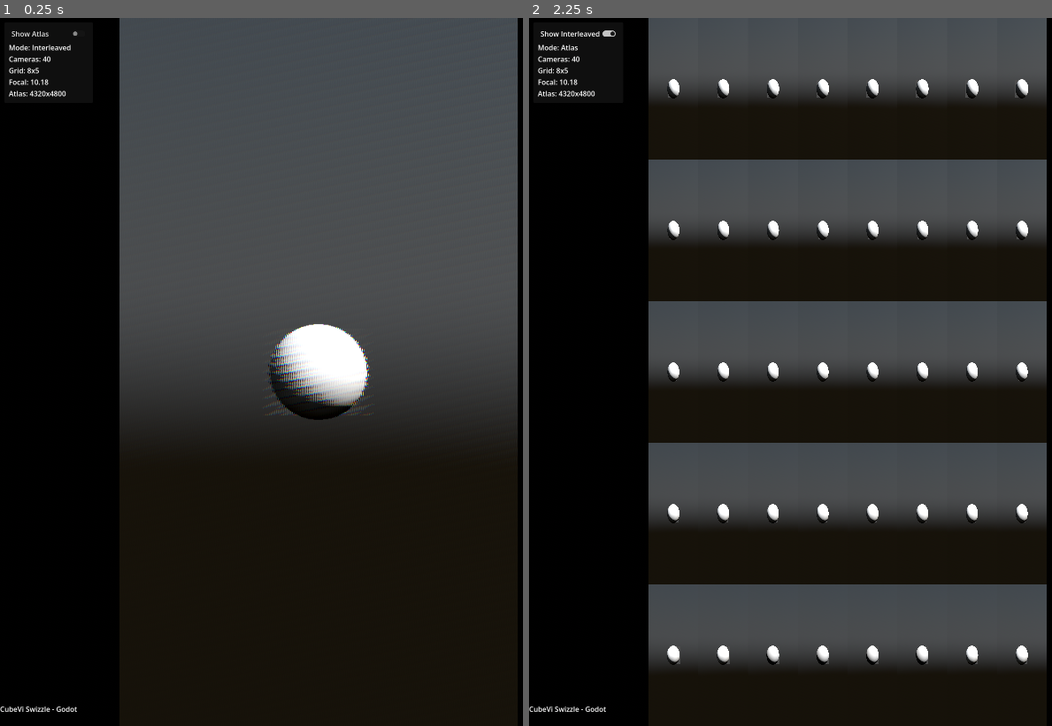
Above: before the commit, frames 1-2 (left to right).
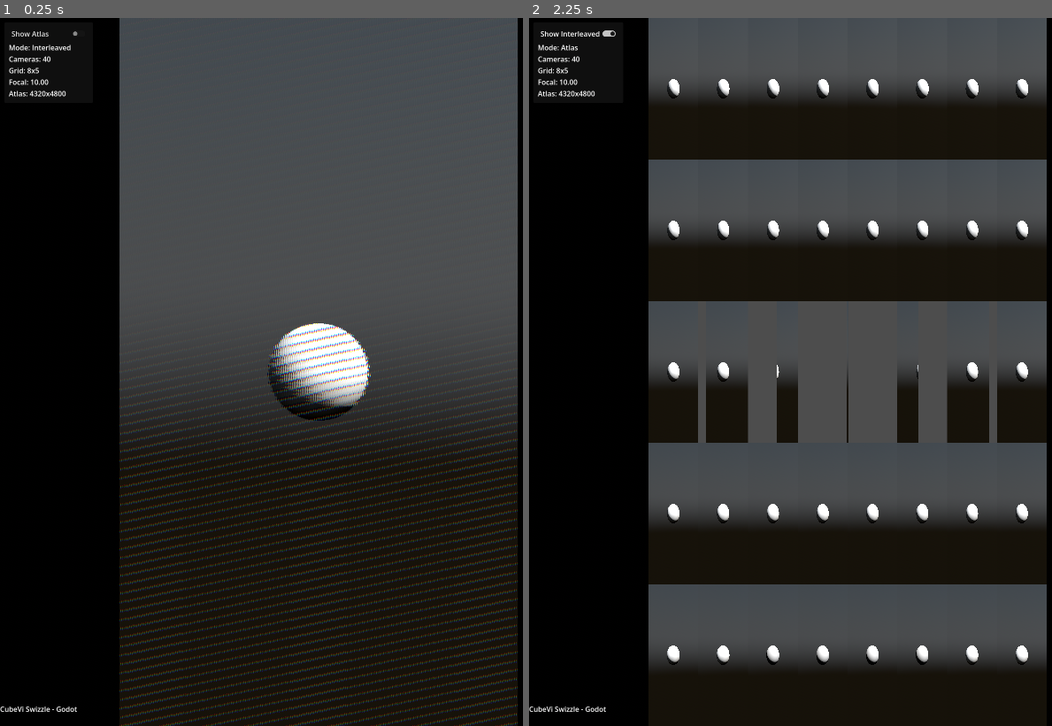
Above: after the commit, the same moments.

Repository: huisedenanhai/CubeVi-Swizzle-Godot
Game: Godot game, scene res://scenes/main.tscn
Two runs of this game, one before a commit and one after it. Both use one fixed random seed, a clock stepped at 60 frames per second and the inputs below.
Inputs:
- Up to frame 1 (0.25 s): no input
- Up to frame 2 (2.25 s): click "Show Atlas" at 0.5 s; click "Show Interleaved" at 1.25 s; click "Show Atlas" at 2 s

The runs differ from the first frame. In frame 1, 7.4% of the frame differs, in the area x 7-99%, y 8-100%; in frame 2, 3.4%.

Commit message:
fix gizmos and offset calc

Diff:
--- a/scenes/main.tscn
+++ b/scenes/main.tscn
@@ -16,13 +16,11 @@
 
 [node name="Main" type="Node3D" unique_id=208358895]
 
-[node name="CameraManager" type="Node3D" parent="." unique_id=2091765577 node_paths=PackedStringArray("root", "target_transform")]
+[node name="CameraManager" type="Node3D" parent="." unique_id=2091765577 node_paths=PackedStringArray("target_transform")]
+transform = Transform3D(1, 0, 0, 0, 1, 0, 0, 0, 1, -3.0559022e-10, -3.0559022e-10, 10)
 script = ExtResource("1_3k1xq")
-root = NodePath("../CameraRoot")
 target_transform = NodePath("../TargetObject")
-
-[node name="CameraRoot" type="Node3D" parent="." unique_id=104537887]
-transform = Transform3D(1, 0, 0, 0, 1, 0, 0, 0, 1, -3.0559022e-10, -3.0559022e-10, 10.1838)
+focal_plane = 10.0
 
 [node name="TargetObject" type="Node3D" parent="." unique_id=437183652]
 
--- a/scripts/batch_camera_manager.gd
+++ b/scripts/batch_camera_manager.gd
@@ -7,12 +7,15 @@
 ## Uses single atlas texture for efficient shader sampling
 
 @export_group("Camera Settings")
-@export var root: Node3D
 @export var target_transform: Node3D
 
 @export_group("Focal Settings")
-@export_range(0.1, 500.0) var focal_plane: float = 10.0
-@export var use_target_focal: bool = true
+@export_range(0.1, 500.0) var focal_plane: float:
+	get:
+		return _focal_plane
+
+var _focal_plane: float = 10.0
+var _target_offset: Vector2 = Vector2.ZERO
 
 var device_defaults = preload("res://autoload/device_defaults.gd")
 
@@ -30,9 +33,6 @@
 # Atlas texture - combines all 40 views into one texture
 var _atlas_viewport: SubViewport
 var _atlas_texture: ViewportTexture
-
-# Target object
-var _target: Node3D
 
 # Display
 var _quad_object: MeshInstance3D
@@ -59,13 +59,12 @@
 	_setup_display()
 
 	# Validate required references
-	if root == null or target_transform == null:
-		SwizzleLogger.log_error("Root or TargetTransform is not assigned.")
+	if target_transform == null:
+		SwizzleLogger.log_error("TargetTransform is not assigned.")
 		set_process(false)
 		return
 
 	# Initialize components
-	_init_target()
 	_init_cameras()
 	_init_atlas()  # New: Create atlas texture
 	_init_display_camera()
@@ -75,29 +74,24 @@
 
 
 func _process(_delta):
+	_update_target()
 	if Engine.is_editor_hint():
 		# In editor, just update gizmo when transforms change
 		_update_gizmo_if_needed()
 		return
 
-	_update_target()
 	_update_camera_positions()
-	_update_atlas()  # Update atlas texture each frame
 
 
 var _last_root_transform: Transform3D
 var _last_target_pos: Vector3
-var _gizmo_dirty: bool = true
 
 func _update_gizmo_if_needed() -> void:
-	if root == null:
-		return
-
 	var needs_update := false
 
-	# Check if root transform changed
-	if root.transform != _last_root_transform:
-		_last_root_transform = root.transform
+	# Check if self transform changed
+	if transform != _last_root_transform:
+		_last_root_transform = transform
 		needs_update = true
 
 	# Check if target position changed
@@ -108,7 +102,7 @@
 
 	if needs_update:
 		# Trigger property change notification to update gizmo
-		notify_property_list_changed()
+		update_gizmos()
 
 
 func _init_device_data():
@@ -146,12 +140,6 @@
 
 	# Set window size to output resolution
 	DisplayServer.window_set_size(Vector2i(int(_device.output_size_X), int(_device.output_size_Y)), 0)
-
-
-func _init_target():
-	_target = Node3D.new()
-	_target.name = "Target"
-	add_child(_target)
 
 
 func _init_cameras():
@@ -215,11 +203,6 @@
 	_atlas_texture = _atlas_viewport.get_texture()
 
 
-func _update_atlas():
-	## Atlas viewport updates automatically with UPDATE_ALWAYS
-	pass
-
-
 func _init_display_camera():
 	_display_camera = Camera3D.new()
 	_display_camera.name = "DisplayCamera"
@@ -271,53 +254,46 @@
 
 
 func _update_target():
-	if use_target_focal and target_transform != null:
-		_target.position = target_transform.position
-		focal_plane = root.position.distance_to(_target.position)
-	else:
-		_target.position = root.position + root.basis.z * focal_plane
+	if target_transform != null:
+		var target_local: Vector3 = to_local(target_transform.position)
+		_focal_plane = abs(target_local.z)
+		_target_offset = Vector2(target_local.x, target_local.y)
 
 
 ## Camera parameter calculation functions
 
 func _get_spread_direction() -> Vector3:
-	## Returns the perpendicular direction for camera spread (X axis in camera array)
-	var up_dir := root.basis.y
-	var cur_cam_dir := (target_transform.position - root.position).normalized() if target_transform else root.basis.z
-	return cur_cam_dir.cross(up_dir).normalized()
+	## Returns local X direction for camera spread (relative to CameraManager)
+	return Vector3.RIGHT
 
 
 func _get_camera_offset_x(camera_index: int, x_fov: float) -> float:
-	## Calculate camera offset distance from root along spread direction
+	## Calculate camera offset distance from center along local X
 	var n_i: int = (camera_index + _device.viewnum * 10) % _device.viewnum
 	return -(-x_fov + (n_i * 2.0 * x_fov) / (_device.viewnum - 1))
 
 
-func _get_frustum_offset_meters(camera_offset_x: float, near: float) -> float:
+func _get_frustum_offset_meters(camera_offset_x: float, near: float) -> Vector2:
 	## Calculate frustum offset in meters at near plane given camera offset
-	return camera_offset_x * (near / focal_plane)
+	return (Vector2(-camera_offset_x, 0) + _target_offset) * (near / _focal_plane)
 
 
 func _update_camera_positions():
-	var x_fov := focal_plane * tan(deg_to_rad(_device.theta / 2.0))
+	var x_fov: float = _focal_plane * tan(deg_to_rad(_device.theta / 2.0))
 	var near: float = CAMERA_NEAR
 	var far: float = CAMERA_FAR
 	var frustum_size: float = 2.0 * near * tan(deg_to_rad(_device.theta / 2.0))
-	var x_positive_dir := _get_spread_direction()
 
 	for i in range(_device.viewnum):
 		var x_i: float = _get_camera_offset_x(i, x_fov)
-
-		_batch_cameras[i].position = root.position + x_positive_dir * x_i
-
-		var offset_meters: float = _get_frustum_offset_meters(x_i, near)
-		_batch_cameras[i].set_frustum(frustum_size, Vector2(-offset_meters, 0), near, far)
-		_batch_cameras[i].rotation = root.rotation
-
-
-## Public API for runtime control
-func set_focal_plane(distance: float) -> void:
-	focal_plane = clamp(distance, CAMERA_NEAR, 500.0)
+		var local_pos := Vector3(x_i, 0, 0)
+		var world_pos := to_global(local_pos)
+
+		_batch_cameras[i].position = world_pos
+
+		var offset_meters: Vector2 = _get_frustum_offset_meters(x_i, near)
+		_batch_cameras[i].set_frustum(frustum_size, offset_meters, near, far)
+		_batch_cameras[i].rotation = rotation
 
 
 ## Getters for editor gizmos
@@ -330,32 +306,31 @@
 
 
 func get_camera_frustum_params() -> Array[Dictionary]:
-	## Returns array of frustum parameters for each camera
+	## Returns array of frustum parameters for each camera (in local space)
 	## Each dict contains: position, offset, near, far, size
 	var params: Array[Dictionary] = []
 
-	if _device == null or root == null:
+	if _device == null:
 		return params
 
-	var x_fov: float = focal_plane * tan(deg_to_rad(_device.theta / 2.0))
+	var x_fov: float = _focal_plane * tan(deg_to_rad(_device.theta / 2.0))
 	var near: float = CAMERA_NEAR
 	var far: float = CAMERA_FAR
 	var frustum_size: float = 2.0 * near * tan(deg_to_rad(_device.theta / 2.0))
-	var x_positive_dir := _get_spread_direction()
 
 	for i in range(_device.viewnum):
 		var x_i: float = _get_camera_offset_x(i, x_fov)
-		var offset_meters: float = _get_frustum_offset_meters(x_i, near)
-		var cam_pos: Vector3 = root.position + x_positive_dir * x_i
+		var offset_meters: Vector2 = _get_frustum_offset_meters(x_i, near)
+		var cam_pos: Vector3 = Vector3(x_i, 0, 0)
 
 		params.append({
 			"position": cam_pos,
-			"rotation": root.rotation,
-			"offset": Vector2(-offset_meters, 0),
+			"rotation": Vector3.ZERO,
+			"offset": offset_meters,
 			"size": frustum_size,
 			"near": near,
 			"far": far,
-			"focal_plane": focal_plane
+			"focal_plane": _focal_plane
 		})
 
 	return params
@@ -369,7 +344,7 @@
 func get_debug_info() -> Dictionary:
 	return {
 		"camera_count": _device.viewnum if _device != null else 0,
-		"focal_plane": focal_plane,
+		"focal_plane": _focal_plane,
 		"grid_size": "%dx%d" % [_device.imgs_count_x, _device.imgs_count_y] if _device != null else "0x0",
 		"atlas_size": "%dx%d" % [_atlas_viewport.size.x, _atlas_viewport.size.y] if _atlas_viewport != null else "0x0"
 	}
Not shown, changed: addons/cube_vi_swizzle_editor/batch_camera_gizmo_plugin.gd
